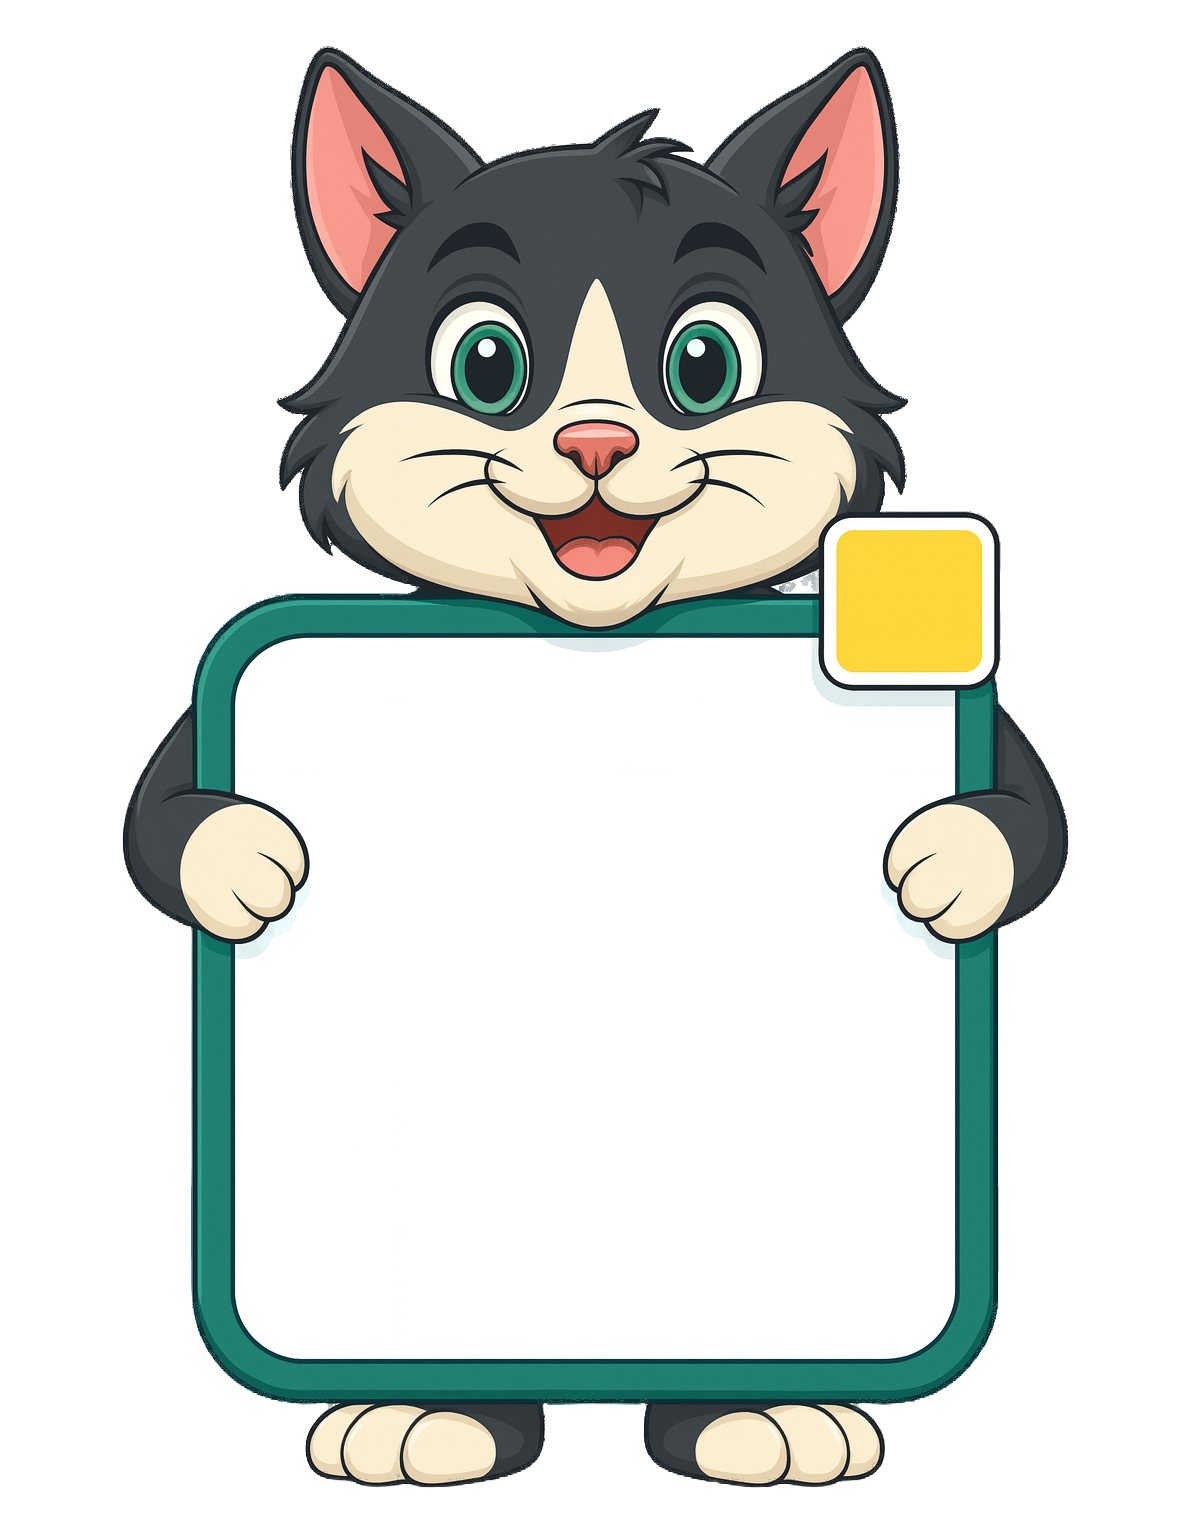
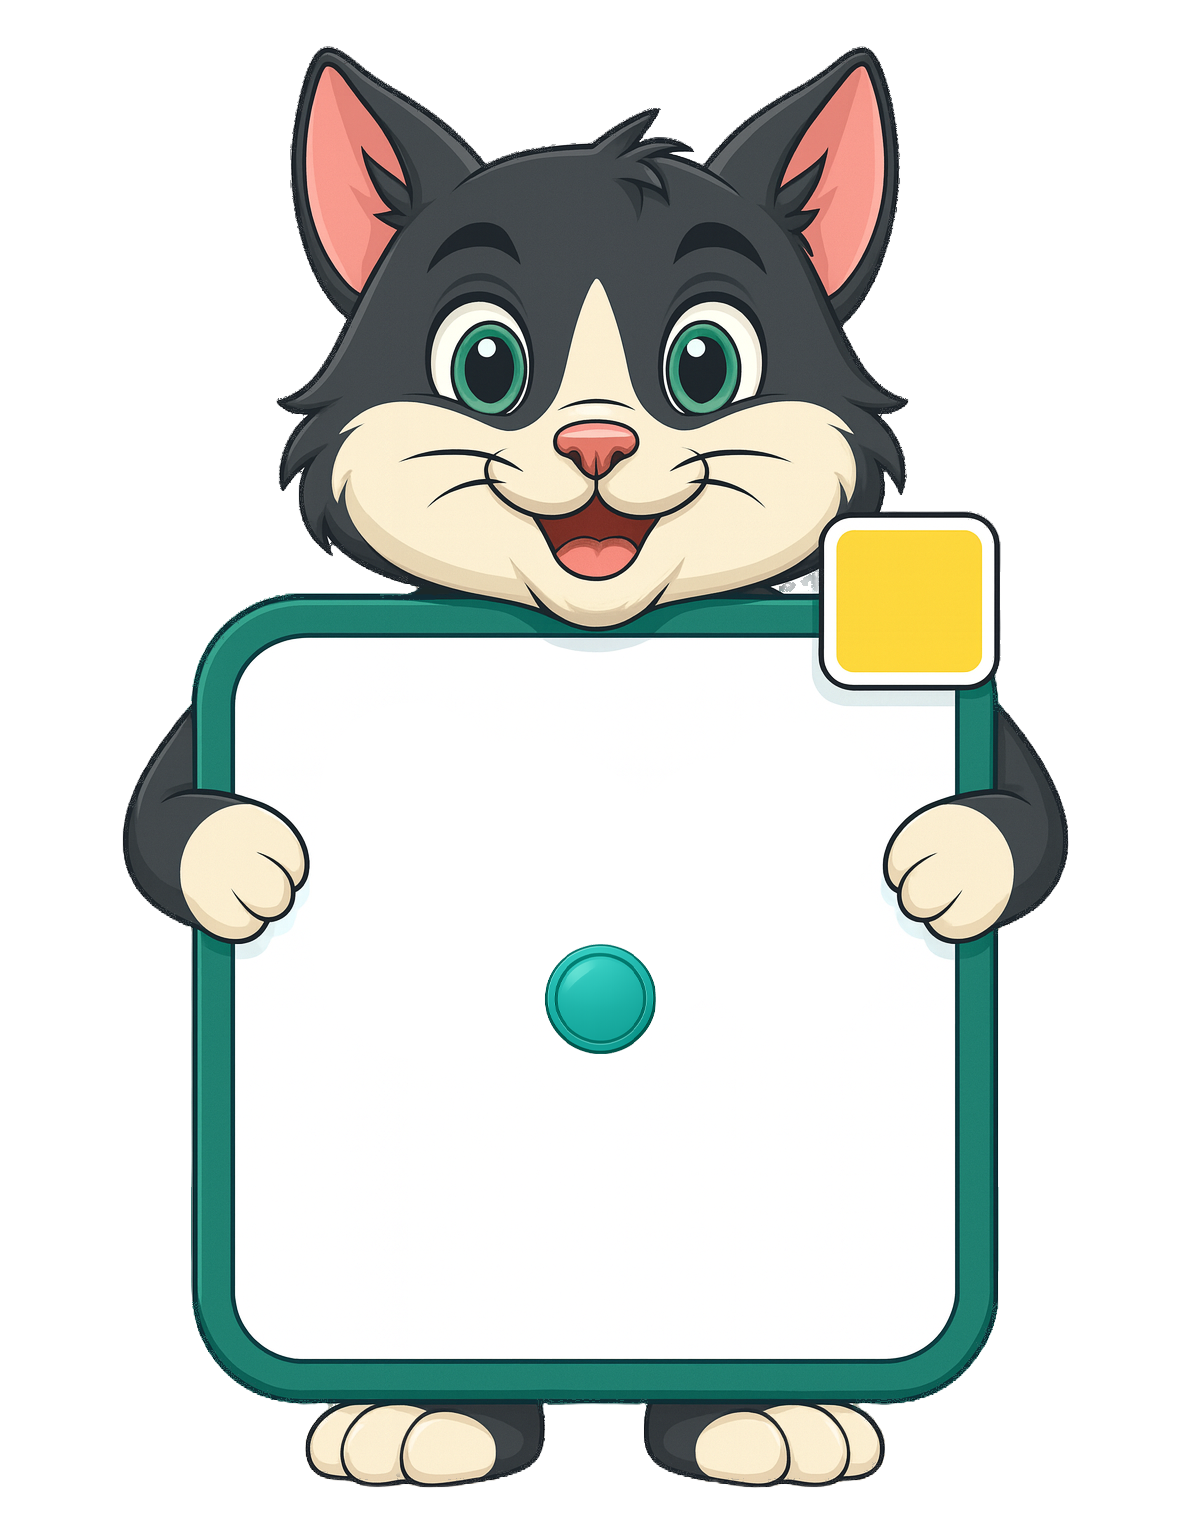
Before/after of a (1200, 1536) layered artwork. What changed in the layer stack:
added layer "Слой 2" above "Прямоугольник 1" over [544, 944, 656, 1054]